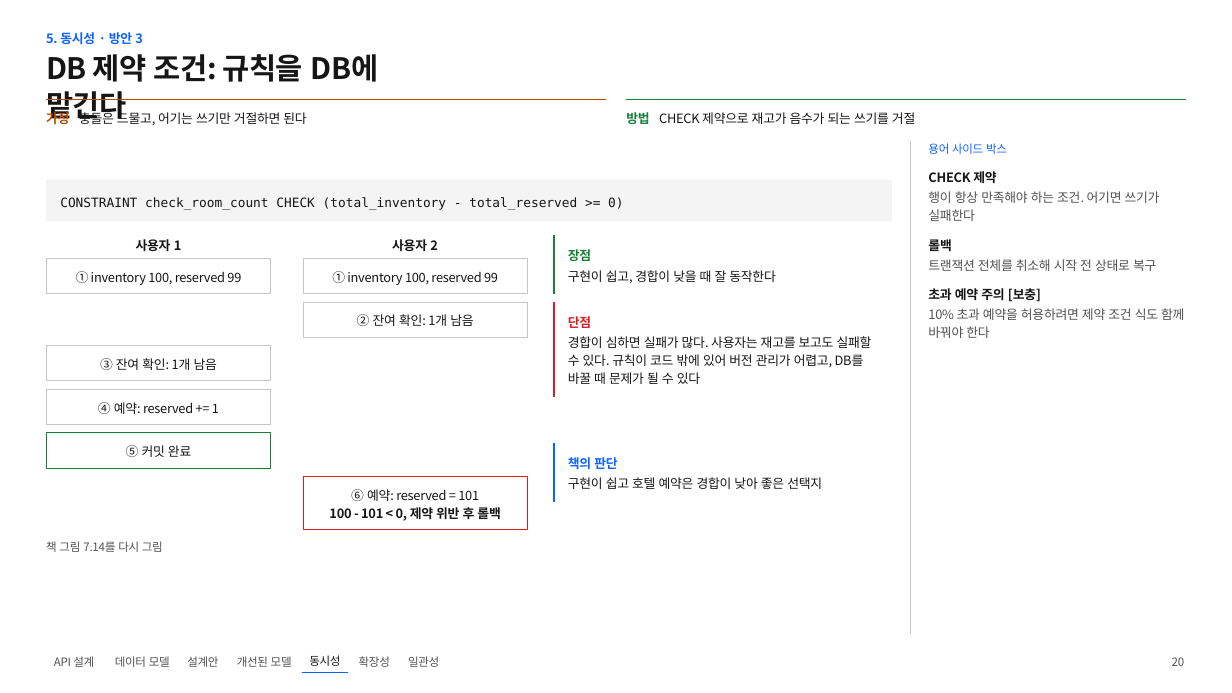
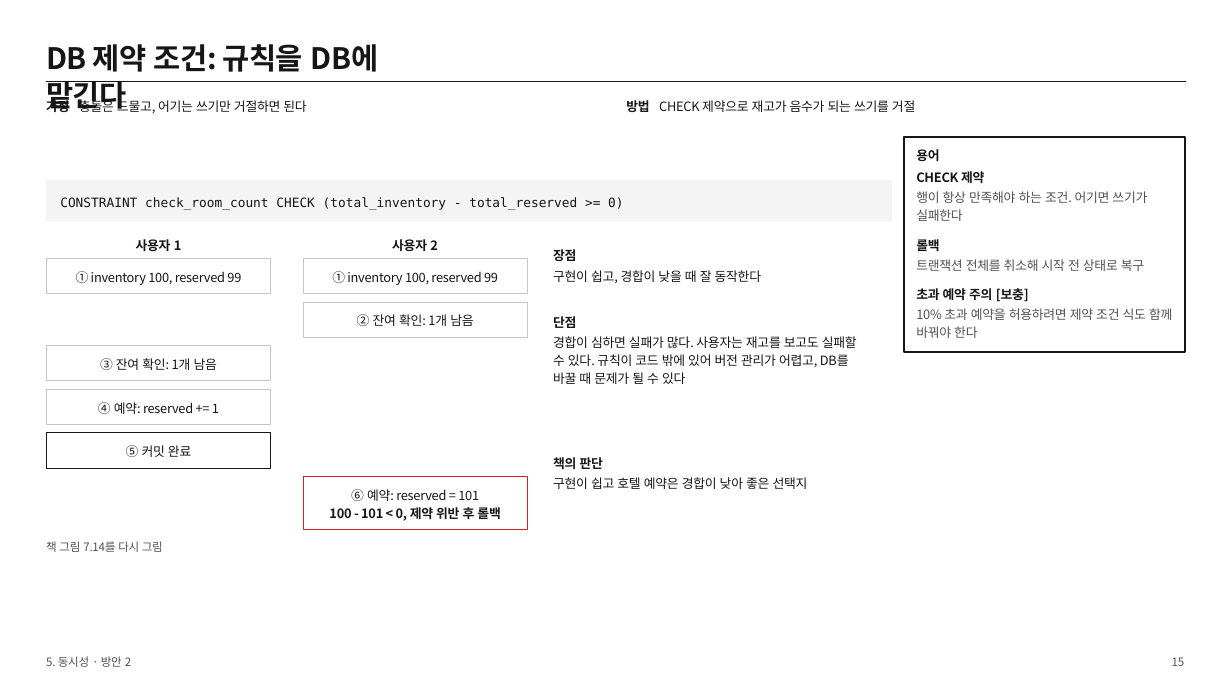
Before and after one commit to likelion-khu-BE/system-design-study, a slide deck: slide 15 of w05-호텔-예약-시스템/발표자료/호텔 예약 시스템 발표자료_윤선재.pptx (slide 20 before the commit). Drawn at 1232x693 pixels with LibreOffice and Linux fonts; fonts in the diff are those of the drawing. Boxes give left, top, right and bottom in pixels: in the first picture for what was removed or moved away, otherwise in the second. Text is boxed around its words. In the diff, an @@ line names an element or a change of style, - is before the commit and + after.

```diff
--- a/w05-호텔-예약-시스템/발표자료/호텔 예약 시스템 발표자료_윤선재.pptx
+++ b/w05-호텔-예약-시스템/발표자료/호텔 예약 시스템 발표자료_윤선재.pptx
@@ line added from (46, 81) to (1186, 81), #161616 1.5 pt @@
@@ text "가정" at (46,98,69,116): text colour #BA4E00 to #161616 @@
@@ line removed from (46, 99) to (606, 99) @@
@@ text "방법" at (626,100,649,112): text colour #198038 to #161616 @@
@@ 4 texts, 1 title: place and size @@
-4 texts, 1 title at (46,54,915,127)
+4 texts, 1 title at (46,44,915,116)
@@ line removed from (626, 99) to (1186, 99) @@
@@ rectangle added at (904,137,1185,352), outline #161616 2.25 pt @@
@@ line removed from (910, 141) to (910, 634) @@
@@ text at (916,149,939,161): text changed; size 13.5 to 15 pt; text colour #0F62FE to #161616; bold on @@
-용어 사이드 박스
+용어
@@ line removed from (554, 235) to (554, 294) @@
@@ text "장점" at (553,249,576,261): text colour #198038 to #161616 @@
@@ 6 texts: place and size @@
-6 texts at (928,171,1184,338)
+6 texts at (916,171,1172,338)
@@ text "단점" at (553,316,576,328): text colour #DA1E28 to #161616 @@
@@ line removed from (554, 302) to (554, 397) @@
@@ rectangle at (47,433,271,468): outline #198038 0.75 pt to #161616 0.75 pt @@
@@ line removed from (554, 443) to (554, 502) @@
@@ 6 texts: place and size @@
-6 texts at (568,249,872,489)
+6 texts at (553,249,857,489)
@@ text "책의 판단" at (553,457,603,469): text colour #0F62FE to #161616 @@
@@ text at (46,656,131,667): text changed; size 15 to 13.5 pt; text colour #0F62FE to #525252; bold off @@
-5. 동시성 · 방안 3
+5. 동시성 · 방안 2
@@ text removed at (54,656,94,667) @@
-API 설계
@@ text removed at (115,656,170,667) @@
-데이터 모델
@@ text removed at (187,656,218,667) @@
-설계안
@@ text removed at (237,656,292,667) @@
-개선된 모델
@@ text removed at (309,655,340,666) @@
-동시성
@@ text removed at (359,656,390,667) @@
-확장성
@@ text removed at (408,656,439,667) @@
-일관성
@@ text at (1172,657,1185,666): text changed @@
-20
+15
@@ line removed from (302, 673) to (349, 673) @@
```
Also in this commit, not shown: 18 other slides changed, 2 slides added, 7 slides removed, 1 other file.
